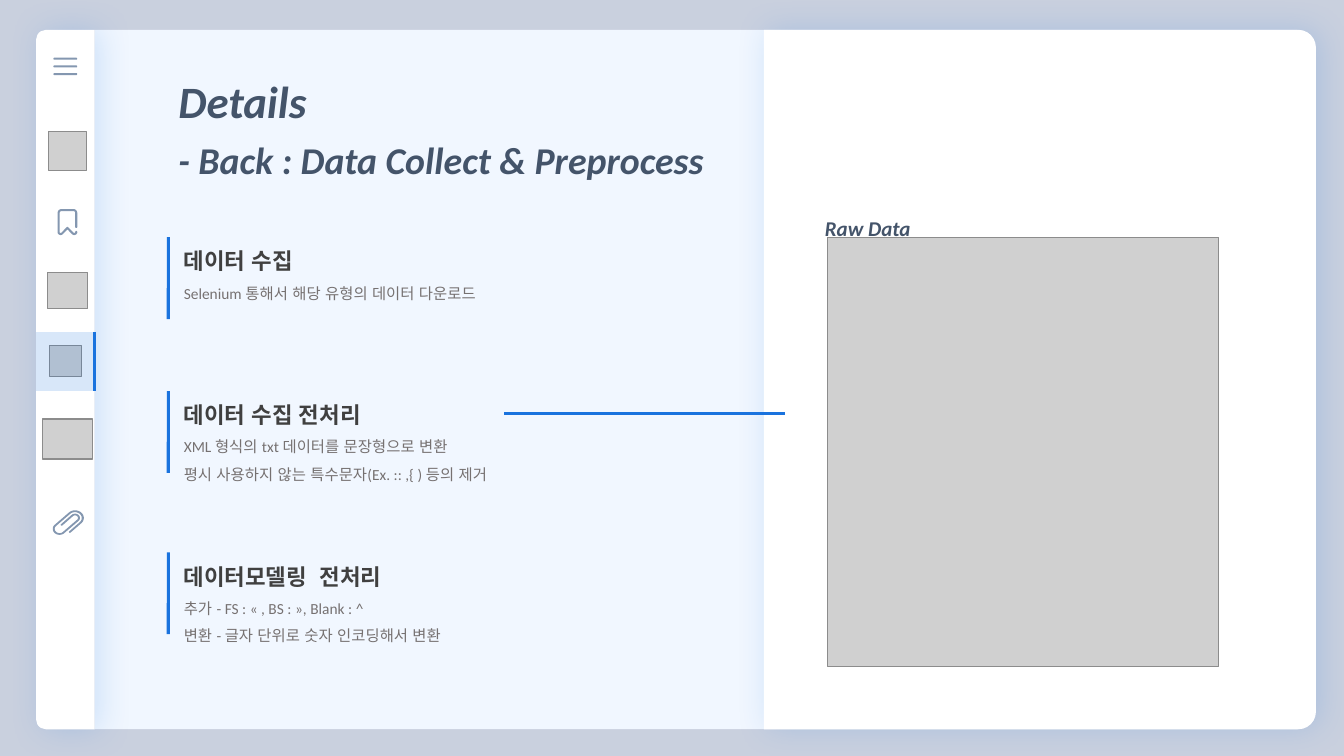
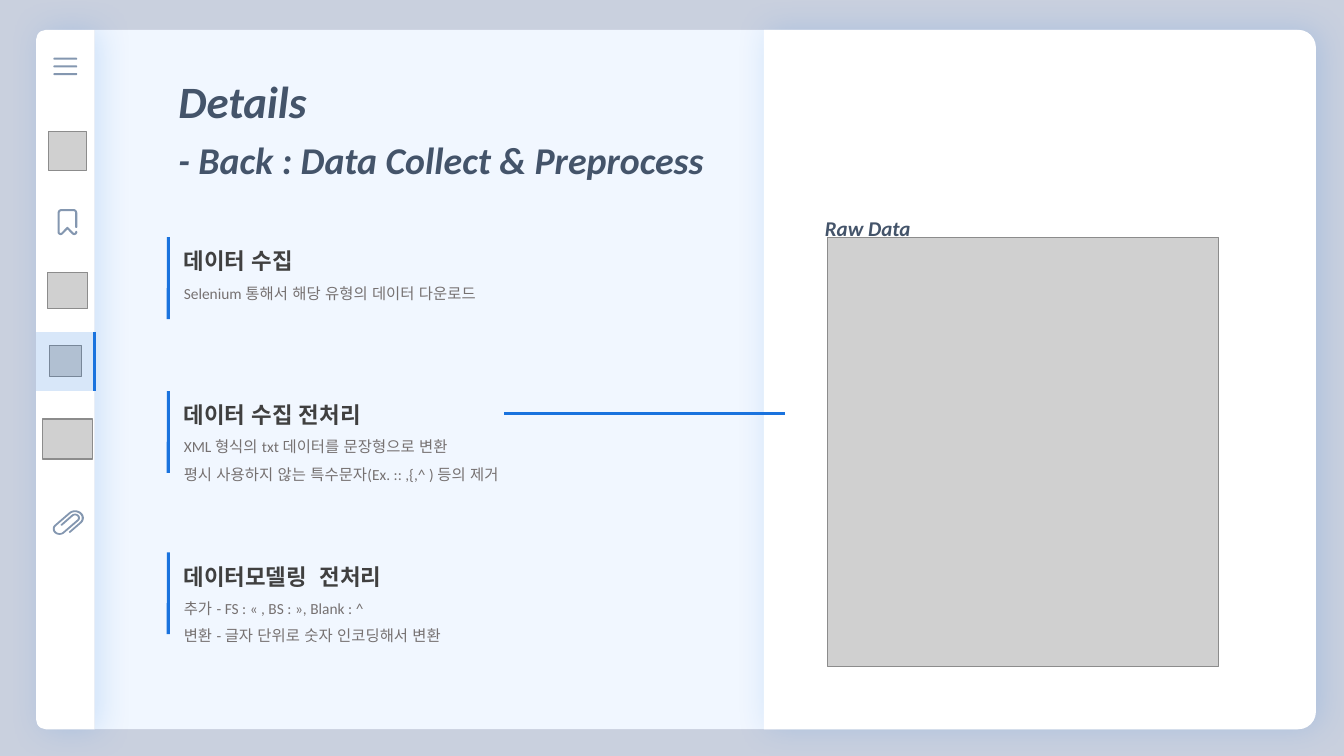
Before and after one commit to florentious/AutoGenerating_VariableName, a slide deck: slide 17 of Text/Presentation/presentation_ver0_4.pptm (slide 16 before the commit). Drawn at 1344x756 pixels with LibreOffice and Linux fonts; fonts in the diff are those of the drawing; grey boxes stand for pictures. Boxes give left, top, right and bottom in pixels: in the first picture for what was removed or moved away, otherwise in the second. Text is boxed around its words. In the diff, an @@ line names an element or a change of style, - is before the commit and + after.

```diff
--- a/Text/Presentation/presentation_ver0_4.pptm
+++ b/Text/Presentation/presentation_ver0_4.pptm
@@ text at (184,467,498,482): text changed @@
-평시 사용하지 않는 특수문자(Ex. :: ,{ ) 등의 제거
+평시 사용하지 않는 특수문자(Ex. :: ,{,^ ) 등의 제거
```
Also in this commit, not shown: 8 other slides changed, 2 slides added, 1 slide removed, 22 other files.
